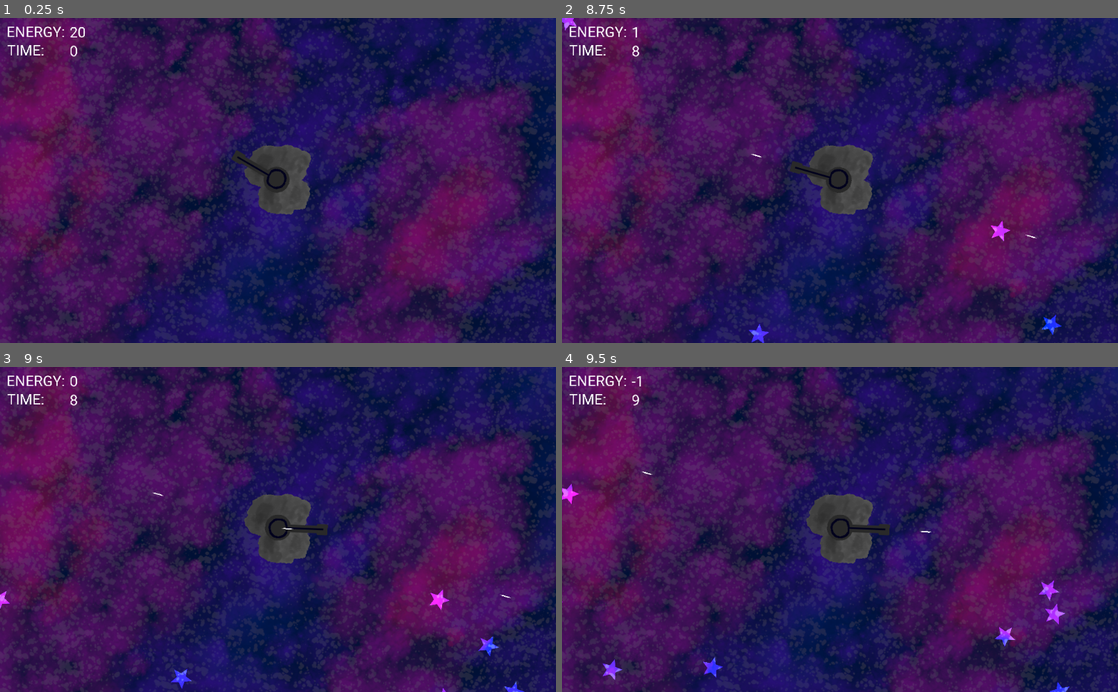
Above: before the commit, frames 1-4 (two rows, left to right).
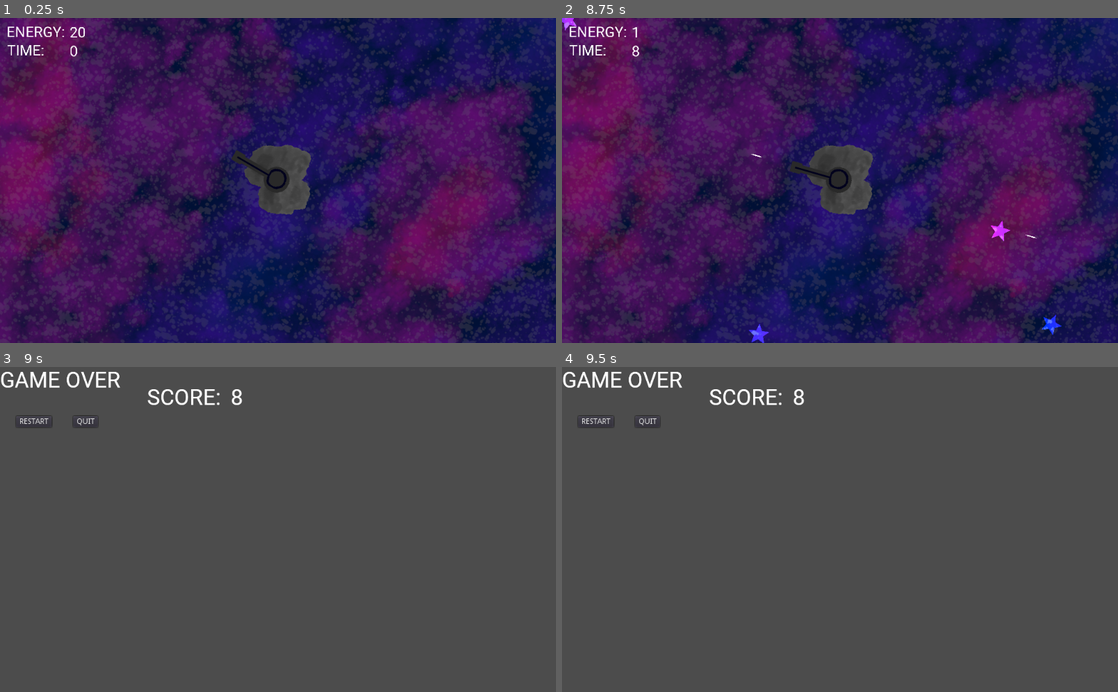
Above: after the commit, the same moments.

Repository: Aroweeri/star_shooter
Game: Godot game, scene res://Node2D.tscn
Same seed, same stepped clock (60 frames per second), same inputs: the game is played once before the commit and once after it.
Inputs (mouse positions are in pixels of both pictures, inside the frame that each line leads up to):
- Up to frame 1 (0.25 s): no input
- Up to frame 2 (8.75 s): tap Enter at 0.5 s; move the mouse to (812, 245) at 0.52 s; click (812, 245) at 0.67 s; move the mouse to (1006, 229) at 1.27 s; click (1006, 229) at 1.42 s; move the mouse to (673, 131) at 2.02 s; click (673, 131) at 2.17 s; move the mouse to (867, 180) at 2.77 s; click (867, 180) at 2.92 s; move the mouse to (756, 99) at 3.52 s; click (756, 99) at 3.67 s; move the mouse to (962, 164) at 4.27 s; click (962, 164) at 4.42 s; move the mouse to (728, 196) at 5.02 s; click (728, 196) at 5.17 s; move the mouse to (895, 109) at 5.77 s; click (895, 109) at 5.92 s; move the mouse to (812, 245) at 6.52 s; click (812, 245) at 6.67 s; move the mouse to (1006, 229) at 7.27 s; click (1006, 229) at 7.42 s; move the mouse to (673, 131) at 8.02 s; click (673, 131) at 8.17 s
- Up to frame 3 (9 s): move the mouse to (305, 529) at 8.77 s; click (305, 529) at 8.92 s
- Up to frame 4 (9.5 s): no input

Frames 1-2 are identical in both runs. In frame 3, 98% of the frame differs, in the area x 0-100%, y 0-100%; in frame 4, 98%.

Commit message:
Game over screen, final score, restart, quit.

Diff:
--- /dev/null
+++ b/star_shooter/game_over.gd
@@ -0,0 +1,14 @@
+extends Control
+
+# Declare member variables here. Examples:
+# var a = 2
+# var b = "text"
+
+# Called when the node enters the scene tree for the first time.
+func _ready():
+	$score.text = str(int(global.score))
+	pass # Replace with function body.
+
+# Called every frame. 'delta' is the elapsed time since the previous frame.
+#func _process(delta):
+#	pass
--- /dev/null
+++ b/star_shooter/game_over.tscn
@@ -0,0 +1,53 @@
+[gd_scene load_steps=6 format=2]
+
+[ext_resource path="res://game_over.gd" type="Script" id=1]
+[ext_resource path="res://Roboto-Regular.ttf" type="DynamicFontData" id=2]
+[ext_resource path="res://restart.gd" type="Script" id=3]
+[ext_resource path="res://quit.gd" type="Script" id=4]
+
+[sub_resource type="DynamicFont" id=1]
+size = 40
+font_data = ExtResource( 2 )
+
+[node name="Control" type="Control"]
+anchor_right = 1.0
+anchor_bottom = 1.0
+script = ExtResource( 1 )
+
+[node name="game_over" type="Label" parent="."]
+margin_right = 40.0
+margin_bottom = 14.0
+custom_fonts/font = SubResource( 1 )
+text = "GAME OVER"
+
+[node name="scoreLabel" type="Label" parent="."]
+margin_left = 271.394
+margin_top = 32.3089
+margin_right = 397.394
+margin_bottom = 80.3089
+custom_fonts/font = SubResource( 1 )
+text = "SCORE:"
+
+[node name="score" type="Label" parent="."]
+margin_left = 425.184
+margin_top = 32.3089
+margin_right = 551.184
+margin_bottom = 80.3089
+custom_fonts/font = SubResource( 1 )
+text = "0"
+
+[node name="restart" type="Button" parent="."]
+margin_left = 30.0081
+margin_top = 90.8816
+margin_right = 95.0081
+margin_bottom = 110.882
+text = "RESTART"
+script = ExtResource( 3 )
+
+[node name="quit" type="Button" parent="."]
+margin_left = 134.608
+margin_top = 90.8817
+margin_right = 179.608
+margin_bottom = 110.882
+text = "QUIT"
+script = ExtResource( 4 )
--- /dev/null
+++ b/star_shooter/global.gd
@@ -0,0 +1,15 @@
+extends Node
+
+# Declare member variables here. Examples:
+# var a = 2
+# var b = "text"
+
+# Called when the node enters the scene tree for the first time.
+func _ready():
+	pass # Replace with function body.
+
+var score
+
+# Called every frame. 'delta' is the elapsed time since the previous frame.
+#func _process(delta):
+#	pass
--- a/star_shooter/project.godot
+++ b/star_shooter/project.godot
@@ -19,6 +19,10 @@
 run/main_scene="res://Node2D.tscn"
 config/icon="res://icon.png"
 
+[autoload]
+
+global="*res://global.gd"
+
 [rendering]
 
 environment/default_environment="res://default_env.tres"
--- /dev/null
+++ b/star_shooter/quit.gd
@@ -0,0 +1,16 @@
+extends Button
+
+# Declare member variables here. Examples:
+# var a = 2
+# var b = "text"
+
+# Called when the node enters the scene tree for the first time.
+func _ready():
+	pass # Replace with function body.
+
+# Called every frame. 'delta' is the elapsed time since the previous frame.
+#func _process(delta):
+#	pass
+
+func _pressed():
+	get_tree().quit()
--- /dev/null
+++ b/star_shooter/restart.gd
@@ -0,0 +1,21 @@
+extends Button
+
+# Declare member variables here. Examples:
+# var a = 2
+# var b = "text"
+
+# Called when the node enters the scene tree for the first time.
+func _ready():
+	pass # Replace with function body.
+
+func _pressed():
+	var root = get_tree().get_root()
+	var level = root.get_node("Control")
+	root.remove_child(level)
+	level.call_deferred("free")
+	var nextScene = load("res://Node2D.tscn").instance()
+	root.add_child(nextScene)
+
+# Called every frame. 'delta' is the elapsed time since the previous frame.
+#func _process(delta):
+#	pass
--- a/star_shooter/world.gd
+++ b/star_shooter/world.gd
@@ -36,6 +36,17 @@
 	if(energyTimer >= 1):
 		energy-=1
 		energyTimer = 0;
+	if(energy == 0):
+		global.score = time
+		get_tree().change_scene("res://game_over.tscn")
+		var root = get_tree().get_root()
+		var level = root.get_node("world")
+		root.remove_child(level)
+		level.call_deferred("free")
+		var nextScene = load("res://game_over.tscn").instance()
+		root.add_child(nextScene)
+
+
 	if(starTimer >= 0.4):
 		starTimer = 0
 		var newStarScene = load("res://KinematicBody2D_star.tscn")
